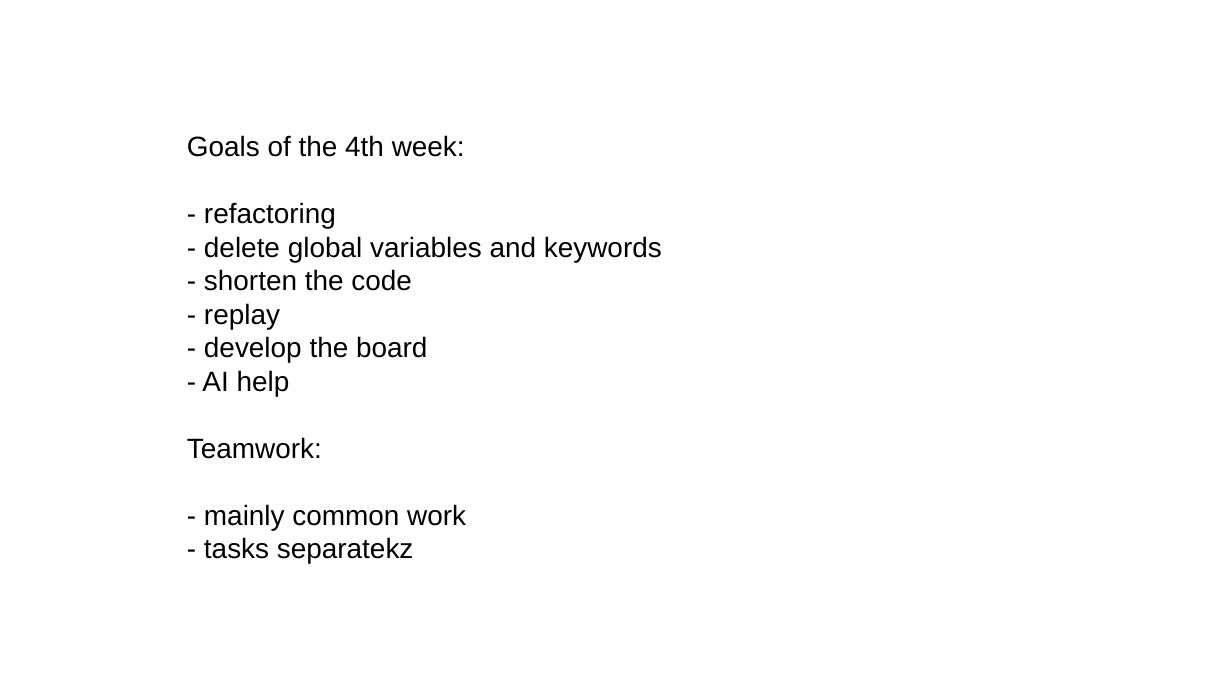
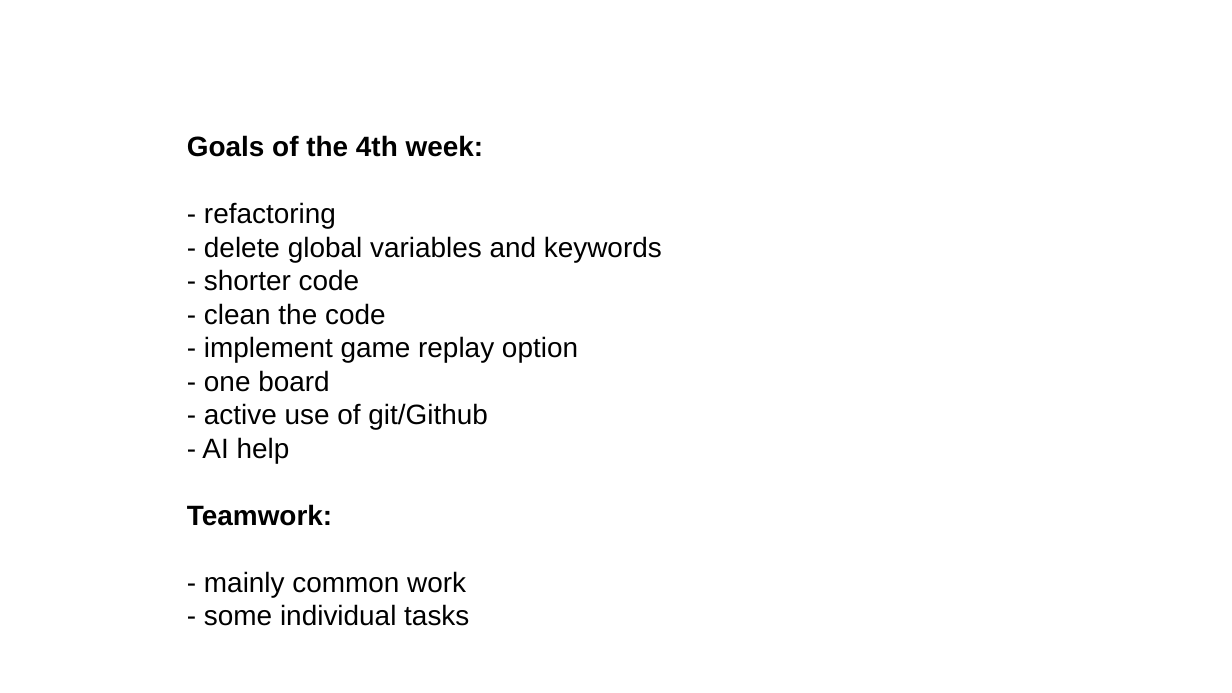
Before and after one commit to GinaMetzger/tictactoe, a slide deck: slide 2 of doc/tic_tac_version_2.0.odp. Drawn at 1232x693 pixels with LibreOffice and Linux fonts; fonts in the diff are those of the drawing; background and template pictures are left out. Boxes give left, top, right and bottom in pixels: in the first picture for what was removed or moved away, otherwise in the second. Text is boxed around its words. In the diff, an @@ line names an element or a change of style, - is before the commit and + after.

Commit message:
new ppt

```diff
--- a/doc/tic_tac_version_2.0.odp
+++ b/doc/tic_tac_version_2.0.odp
@@ text at (187,135,662,597): text changed @@
-- tasks separatekz
+- some individual tasks
@@ text at (187,135,484,526): bold on in "Goals of the 4th week:", "Teamwork:" @@
@@ text at (204,269,578,429): text changed @@
-- shorten the code
-- replay
-- develop the board
+- shorter code
+- clean the code
+- implement game replay option
+- one board
+- active use of git/Github
```
Also in this commit, not shown: 1 other slide changed, 2 slides added.
